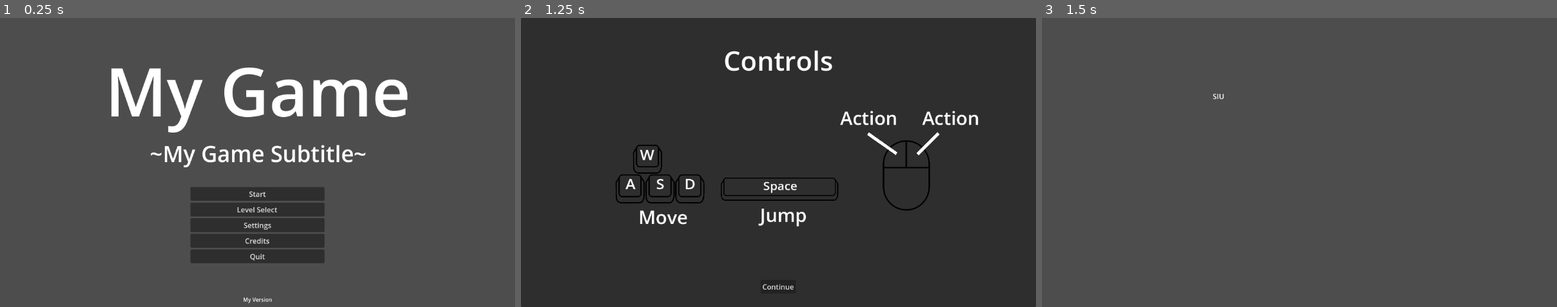
Above: before the commit, frames 1-3 (left to right).
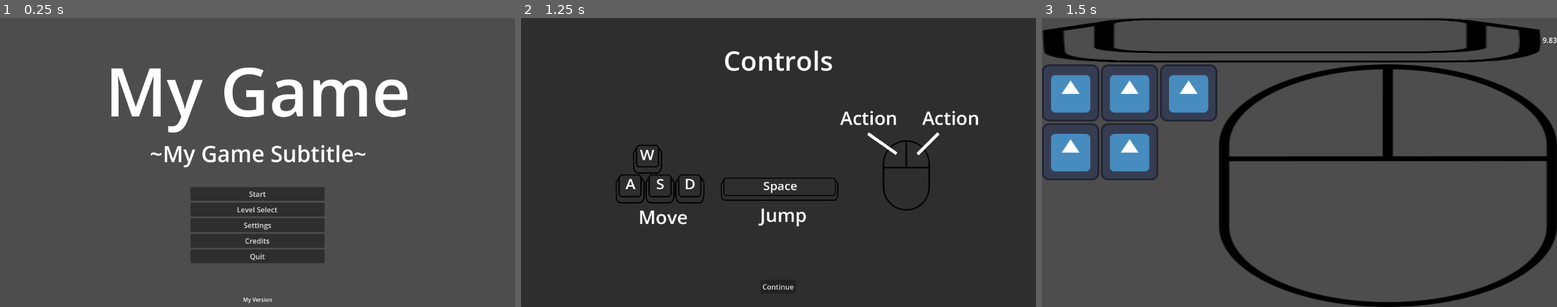
Above: after the commit, the same moments.

Repository: KIT-GameJam/Firework-Craft
Game: Godot game, scene res://gamemanager/gamemanager.tscn
Two runs of this game, one before a commit and one after it. Both use one fixed random seed, a clock stepped at 60 frames per second and the inputs below. The engine's default icon, where the game draws it, is replaced by a stand-in: a white triangle on a blue panel in a dark square.
Inputs:
- Up to frame 1 (0.25 s): no input
- Up to frame 2 (1.25 s): click "Start" at 0.5 s
- Up to frame 3 (1.5 s): click "Continue" at 1.25 s

Frames 1-2 are identical in both runs. In frame 3, 16% of the frame differs, in the area x 0-100%, y 0-100%.

Commit message:
Add proper level

Diff:
--- /dev/null
+++ b/levels/main_level.gd
@@ -0,0 +1,25 @@
+class_name Level
+extends Control
+
+signal day_over()
+
+# Taglänge in Sekunden
+@export var daylength: float = 10.0
+# Gedult von Kunden [0,1]
+@export var patience: float = 0.5
+
+var customerdata: Array[CustomerStats] = []
+
+func _ready() -> void:
+	print("Start Level")
+	%Timer.start(daylength)
+
+func _process(_delta: float) -> void:
+	%TimerLabel.text = str(snapped(%Timer.time_left,0.01))
+
+func _day_over() -> void:
+	day_over.emit()
+
+class CustomerStats:
+	var satisfaction: float
+	var wait_time: float
--- a/levels/main_level.tscn
+++ b/levels/main_level.tscn
@@ -1,12 +1,87 @@
-[gd_scene format=3 uid="uid://cyfvcuxi210mg"]
+[gd_scene load_steps=5 format=3 uid="uid://cyfvcuxi210mg"]
 
-[node name="Level1" type="Node2D"]
+[ext_resource type="Script" uid="uid://23td8m5q5kxt" path="res://levels/main_level.gd" id="1_ilwad"]
+[ext_resource type="Texture2D" uid="uid://dkgp7tccxyyxc" path="res://icon.svg" id="2_0vhbo"]
+[ext_resource type="Texture2D" uid="uid://bugrq8paq2d7t" path="res://textures/Keycap.svg" id="2_55n5f"]
+[ext_resource type="Texture2D" uid="uid://bhuy5siw5vkxi" path="res://textures/Mouse.svg" id="4_wg11f"]
 
-[node name="Sprite2D" type="Sprite2D" parent="."]
+[node name="MainLevel" type="Control"]
+layout_mode = 3
+anchors_preset = 15
+anchor_right = 1.0
+anchor_bottom = 1.0
+grow_horizontal = 2
+grow_vertical = 2
+size_flags_horizontal = 3
+size_flags_vertical = 3
+script = ExtResource("1_ilwad")
 
-[node name="Label" type="Label" parent="Sprite2D"]
-offset_left = 382.0
-offset_top = 164.0
-offset_right = 422.0
-offset_bottom = 187.0
-text = "SIU"
+[node name="Timer" type="Timer" parent="."]
+unique_name_in_owner = true
+one_shot = true
+
+[node name="VBoxContainer" type="VBoxContainer" parent="."]
+layout_mode = 1
+anchors_preset = 15
+anchor_right = 1.0
+anchor_bottom = 1.0
+grow_horizontal = 2
+grow_vertical = 2
+
+[node name="HBoxContainer" type="HBoxContainer" parent="VBoxContainer"]
+layout_mode = 2
+
+[node name="TextureRect" type="TextureRect" parent="VBoxContainer/HBoxContainer"]
+custom_minimum_size = Vector2(0, 100)
+layout_mode = 2
+size_flags_horizontal = 3
+texture = ExtResource("2_55n5f")
+expand_mode = 1
+
+[node name="TimerLabel" type="Label" parent="VBoxContainer/HBoxContainer"]
+unique_name_in_owner = true
+layout_mode = 2
+text = "Timer"
+
+[node name="HBoxContainer2" type="HBoxContainer" parent="VBoxContainer"]
+layout_mode = 2
+size_flags_vertical = 3
+
+[node name="IngredientTable" type="GridContainer" parent="VBoxContainer/HBoxContainer2"]
+custom_minimum_size = Vector2(100, 0)
+layout_mode = 2
+size_flags_vertical = 3
+columns = 3
+
+[node name="ColorRect" type="TextureRect" parent="VBoxContainer/HBoxContainer2/IngredientTable"]
+layout_mode = 2
+size_flags_horizontal = 4
+texture = ExtResource("2_0vhbo")
+
+[node name="ColorRect2" type="TextureRect" parent="VBoxContainer/HBoxContainer2/IngredientTable"]
+layout_mode = 2
+size_flags_horizontal = 4
+texture = ExtResource("2_0vhbo")
+
+[node name="ColorRect3" type="TextureRect" parent="VBoxContainer/HBoxContainer2/IngredientTable"]
+layout_mode = 2
+size_flags_horizontal = 4
+texture = ExtResource("2_0vhbo")
+
+[node name="ColorRect4" type="TextureRect" parent="VBoxContainer/HBoxContainer2/IngredientTable"]
+layout_mode = 2
+size_flags_horizontal = 4
+texture = ExtResource("2_0vhbo")
+
+[node name="ColorRect5" type="TextureRect" parent="VBoxContainer/HBoxContainer2/IngredientTable"]
+layout_mode = 2
+size_flags_horizontal = 4
+texture = ExtResource("2_0vhbo")
+
+[node name="TextureRect" type="TextureRect" parent="VBoxContainer/HBoxContainer2"]
+layout_mode = 2
+size_flags_horizontal = 3
+texture = ExtResource("4_wg11f")
+expand_mode = 3
+
+[connection signal="timeout" from="Timer" to="." method="_day_over"]
Not shown, added: levels/main_level.gd.uid
